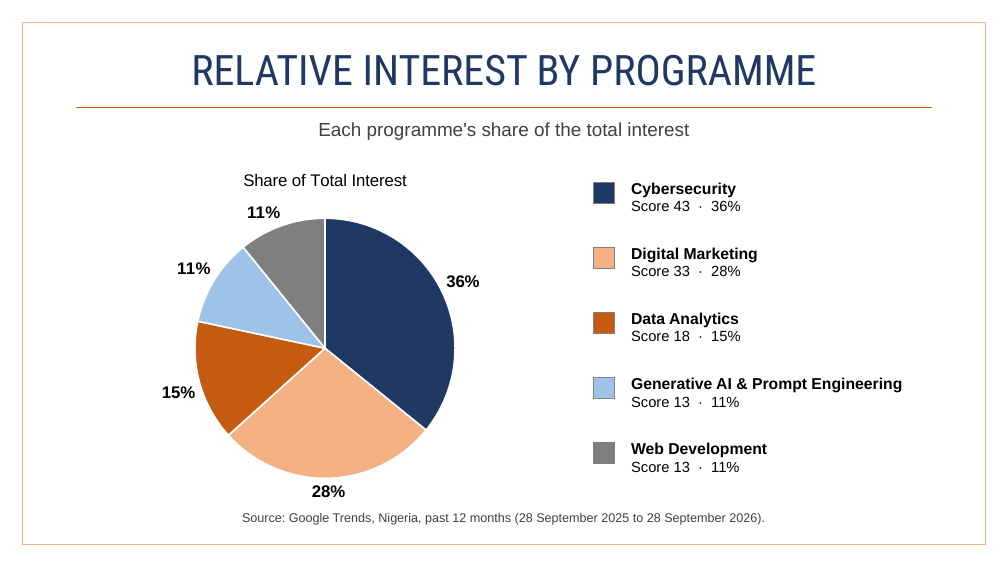
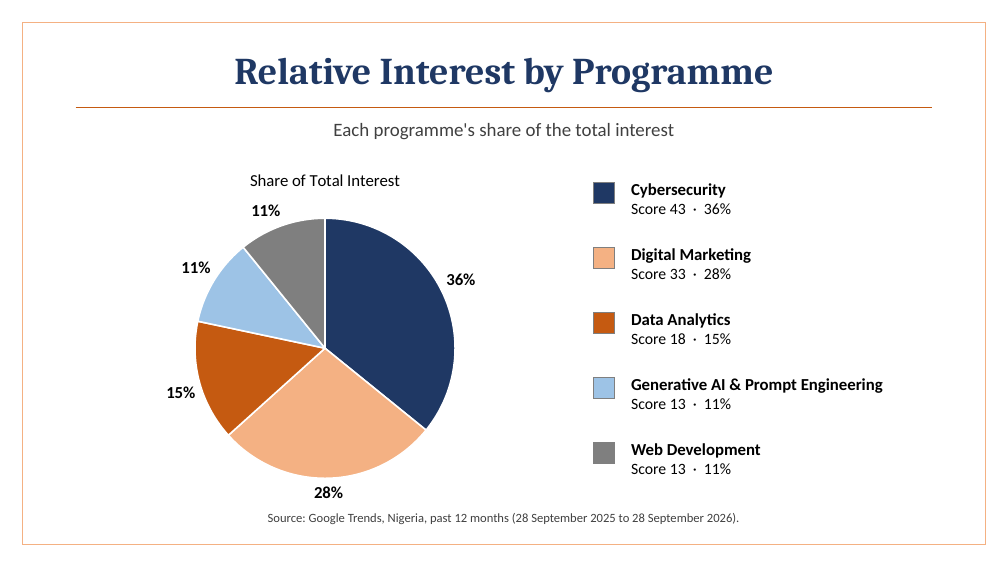
Before and after one commit to BadboyVee/BlackHoleeee, a slide deck: slide 3 of assignment/Relative_Interest_Pie_Chart_Mixed.pptx. Drawn at 1008x567 pixels with LibreOffice and Linux fonts; fonts in the diff are those of the drawing. Boxes give left, top, right and bottom in pixels: in the first picture for what was removed or moved away, otherwise in the second. Text is boxed around its words. In the diff, an @@ line names an element or a change of style, - is before the commit and + after.

```diff
--- a/assignment/Relative_Interest_Pie_Chart_Mixed.pptx
+++ b/assignment/Relative_Interest_Pie_Chart_Mixed.pptx
@@ title at (x1=234, y1=57, x2=773, y2=92): text changed; size 40 to 36 pt; font Roboto Condensed to Cambria; bold on @@
-RELATIVE INTEREST BY PROGRAMME
+Relative Interest by Programme
@@ text "Each programme's share of the ..." at (x1=333, y1=123, x2=674, y2=139): font Arial to Calibri @@
@@ pie chart at (x1=76, y1=155, x2=575, y2=507) @@
@@ data labels of Series 1 changed @@
@@ lettering changed @@
@@ text "Cybersecurity" at (x1=631, y1=183, x2=731, y2=214): size 15 to 16 pt in "Cybersecurity"; font Arial to Calibri; size 14 to 15 pt in "Score 43 · 36%" @@
@@ text "Digital Marketing" at (x1=631, y1=248, x2=752, y2=279): size 15 to 16 pt in "Digital Marketing"; font Arial to Calibri; size 14 to 15 pt in "Score 33 · 28%" @@
@@ text "Data Analytics" at (x1=631, y1=313, x2=731, y2=344): size 15 to 16 pt in "Data Analytics"; font Arial to Calibri; size 14 to 15 pt in "Score 18 · 15%" @@
@@ text "Generative AI & Prompt Engineering" at (x1=631, y1=378, x2=883, y2=409): size 15 to 16 pt in "Generative AI & Prompt Engineering"; font Arial to Calibri; size 14 to 15 pt in "Score 13 · 11%" @@
@@ text "Web Development" at (x1=631, y1=443, x2=761, y2=474): size 15 to 16 pt in "Web Development"; font Arial to Calibri; size 14 to 15 pt in "Score 13 · 11%" @@
@@ text "Source: Google Trends, Nigeria, past ..." at (x1=268, y1=513, x2=739, y2=524): font Arial to Calibri @@
```
Also in this commit, not shown: 4 other slides changed, 7 other files.
